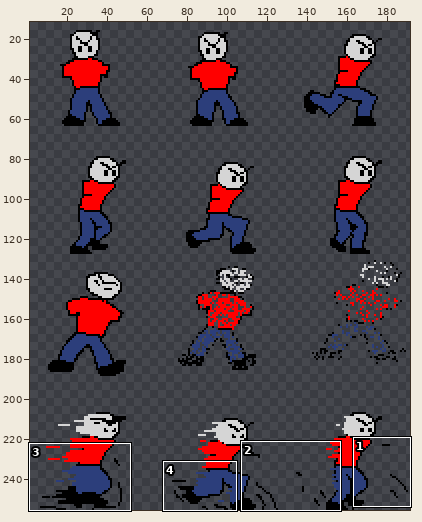
Two versions of one sprite sheet, assets/core/entities/player/sprites/main.png. The first picture is a wide view before the edit; the outline marks the close-up.
Close-up. Before the commit:
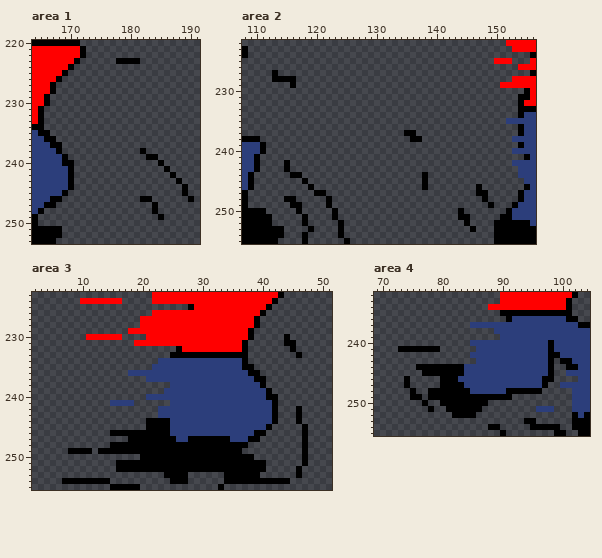
The file is 192x256 pixels. Shown: area 1: x 164..191, y 220..253; area 2: x 108..156, y 222..255; area 3: x 2..51, y 223..255; area 4: x 69..104, y 232..255. The wide view leaves out empty margins.
Once edited:
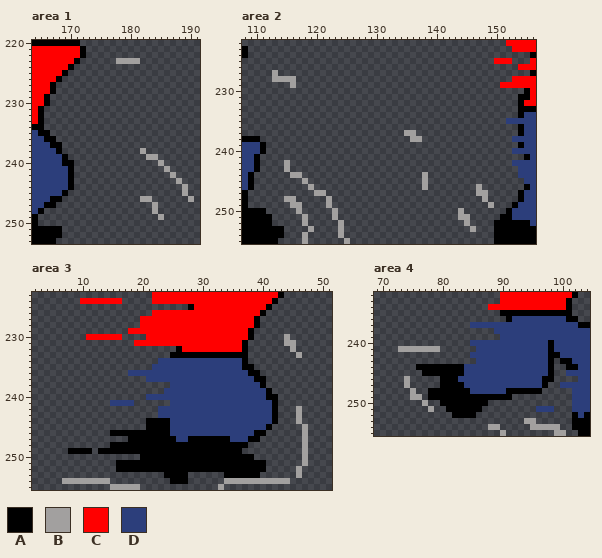
Palette (. is transparent): A #000000  B #a2a09f  C #ff0000  D #2c3e7b
The edit:
--- area 1
@@ x 176..183 @@
 222 ........
-223 ..AAAA..
+223 ..BBBB..
 224 ........
@@ x 180..191 @@
 237 ............
-238 ..A.........
-239 ...AA.......
-240 .....A......
-241 ......A.....
-242 .......A....
-243 ........A...
-244 .........A..
-245 .........A..
-246 ..AA......A.
-247 ....A.......
-248 ....A.......
-249 .....A......
+238 ..B.........
+239 ...BB.......
+240 .....B......
+241 ......B.....
+242 .......B....
+243 ........B...
+244 .........B..
+245 .........B..
+246 ..BB......B.
+247 ....B.......
+248 ....B.......
+249 .....B......
 250 ............
--- area 2
@@ x 111..118 @@
 226 ........
-227 ..A.....
-228 ..AAAA..
-229 .....A..
+227 ..B.....
+228 ..BBBB..
+229 .....B..
 230 ........
@@ x 133..139 @@
 236 .......
-237 ..AA...
-238 ...AA..
+237 ..BB...
+238 ...BB..
 239 .......
@@ x 108..156 @@
 241 DDA............................................AD
-242 DDA....A.....................................DDDD
-243 DDA....A......................................DDD
-244 DA......AA....................A...............DDD
-245 DA........A...................A................DD
-246 DA.........A..................A........A.......AD
-247 A...........AA.........................AA.....ADD
-248 A......AA.....A.........................A.....ADD
-249 A.......AA....A..........................A...ADDD
-250 AAAA.....A.....A....................A.......ADDDD
-251 AAAAA.....A....A....................AA.....AADDDD
-252 AAAAA.....A.....A....................A....AAAAAAD
-253 AAAAAAA....A....A.....................A...AAAAAAA
-254 AAAAAAA...A.....A.........................AAAAAAA
-255 AAAAAA....A......A........................AAAAAAA
+242 DDA....B.....................................DDDD
+243 DDA....B......................................DDD
+244 DA......BB....................B...............DDD
+245 DA........B...................B................DD
+246 DA.........B..................B........B.......AD
+247 A...........BB.........................BB.....ADD
+248 A......BB.....B.........................B.....ADD
+249 A.......BB....B..........................B...ADDD
+250 AAAA.....B.....B....................B.......ADDDD
+251 AAAAA.....B....B....................BB.....AADDDD
+252 AAAAA.....B.....B....................B....AAAAAAD
+253 AAAAAAA....B....B.....................B...AAAAAAA
+254 AAAAAAA...B.....B.........................AAAAAAA
+255 AAAAAA....B......B........................AAAAAAA
--- area 3
@@ x 42..48 @@
 229 .......
-230 ..A....
-231 ..AA...
-232 ...A...
-233 ....A..
+230 ..B....
+231 ..BB...
+232 ...B...
+233 ....B..
 234 .......
@@ x 2..51 @@
 241 .............DDDD......DDDDDDDDDDDDDDDDDA.........
-242 .....................DDDDDDDDDDDDDDDDDDDA...A.....
-243 .....................DDDDDDDDDDDDDDDDDDDA...A.....
-244 ...................AAAADDDDDDDDDDDDDDDDDA...A.....
-245 ...................AAAADDDDDDDDDDDDDDDDA.....A....
-246 .............AAAAAAAAAADDDDDDDDDDDDDDAA......A....
-247 ................AAAAAAAADDAAAAAAADDDAA.......A....
-248 .............AAAAAAAAAAAAAAAAAAAAAAA.........A....
-249 ......AAAA.AAAAAAAAAAAAAAAAAAAAAAAA..........A....
-250 ..................AAAAAAAAAAAAAAAAAAA........A....
-251 ..............AAAAAAAAAAAAAAAAAAAAAAAAA......A....
-252 ..............AAAAAAAAAAAAAAAAAAAAAAAAA.....A.....
-253 ......................AAAA......AAAAAA......A.....
-254 .....AAAAAAAA..........AAA......AAAAAAAAAAA.......
-255 .............AAAAA.............A..................
+242 .....................DDDDDDDDDDDDDDDDDDDA...B.....
+243 .....................DDDDDDDDDDDDDDDDDDDA...B.....
+244 ...................AAAADDDDDDDDDDDDDDDDDA...B.....
+245 ...................AAAADDDDDDDDDDDDDDDDA.....B....
+246 .............AAAAAAAAAADDDDDDDDDDDDDDAA......B....
+247 ................AAAAAAAADDAAAAAAADDDAA.......B....
+248 .............AAAAAAAAAAAAAAAAAAAAAAA.........B....
+249 ......AAAA.AAAAAAAAAAAAAAAAAAAAAAAA..........B....
+250 ..................AAAAAAAAAAAAAAAAAAA........B....
+251 ..............AAAAAAAAAAAAAAAAAAAAAAAAA......B....
+252 ..............AAAAAAAAAAAAAAAAAAAAAAAAA.....B.....
+253 ......................AAAA......AAAAAA......B.....
+254 .....BBBBBBBB..........AAA......BBBBBBBBBBB.......
+255 .............BBBBB.............B..................
--- area 4
@@ x 71..81 @@
 240 ...........
-241 ..AAAAAAA..
+241 ..BBBBBBB..
 242 ...........
@@ x 69..104 @@
 245 ........AAAAAAADDDDDDDDDDDDDDA..DDDD
-246 .....A.....AAADDDDDDDDDDDDDDAA....DD
-247 .....A.....AAAADDDDDDDDDDDDDA..DDDDD
-248 ......A..AAAAAAADDDDDDAAAAAA.....DDD
-249 ......AA.AAAAAAAAAAAAAA..........DDD
-250 ........A..AAAAAAAA..............DDD
-251 .........A..AAAAAA.........DDD...DDD
+246 .....B.....AAADDDDDDDDDDDDDDAA....DD
+247 .....B.....AAAADDDDDDDDDDDDDA..DDDDD
+248 ......B..AAAAAAADDDDDDAAAAAA.....DDD
+249 ......BB.AAAAAAAAAAAAAA..........DDD
+250 ........B..AAAAAAAA..............DDD
+251 .........B..AAAAAA.........DDD...DDD
 252 .............AAAA................ADA
-253 .........................AA......AAA
-254 ...................AA.....AAAAA..AAA
-255 .....................A........AA..AA
+253 .........................BB......AAA
+254 ...................BB.....BBBBB..AAA
+255 .....................B........BB..AA
